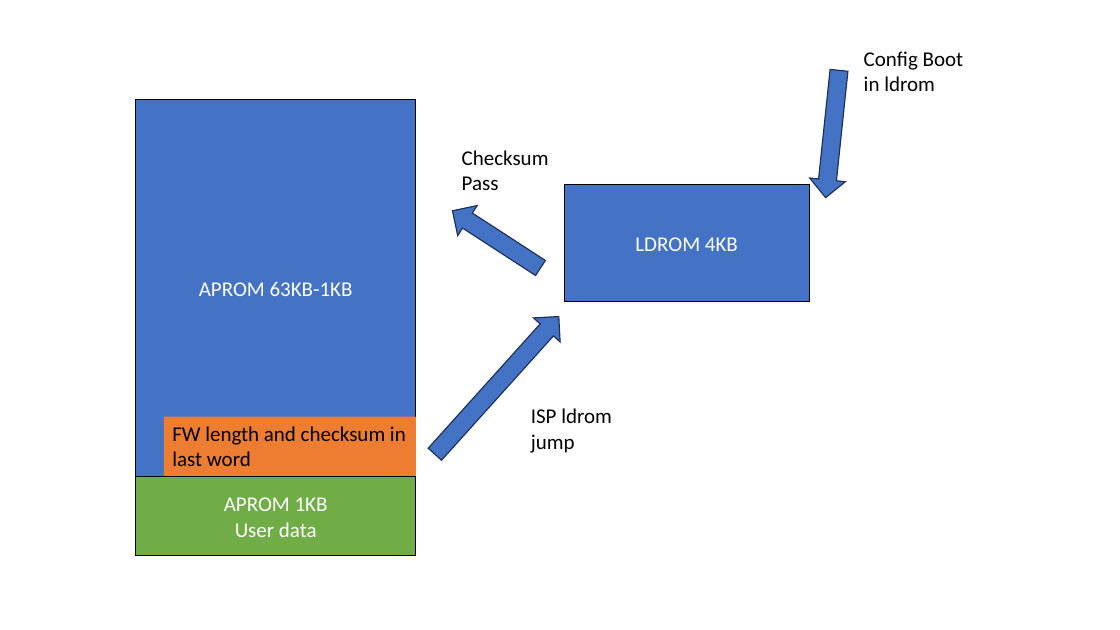
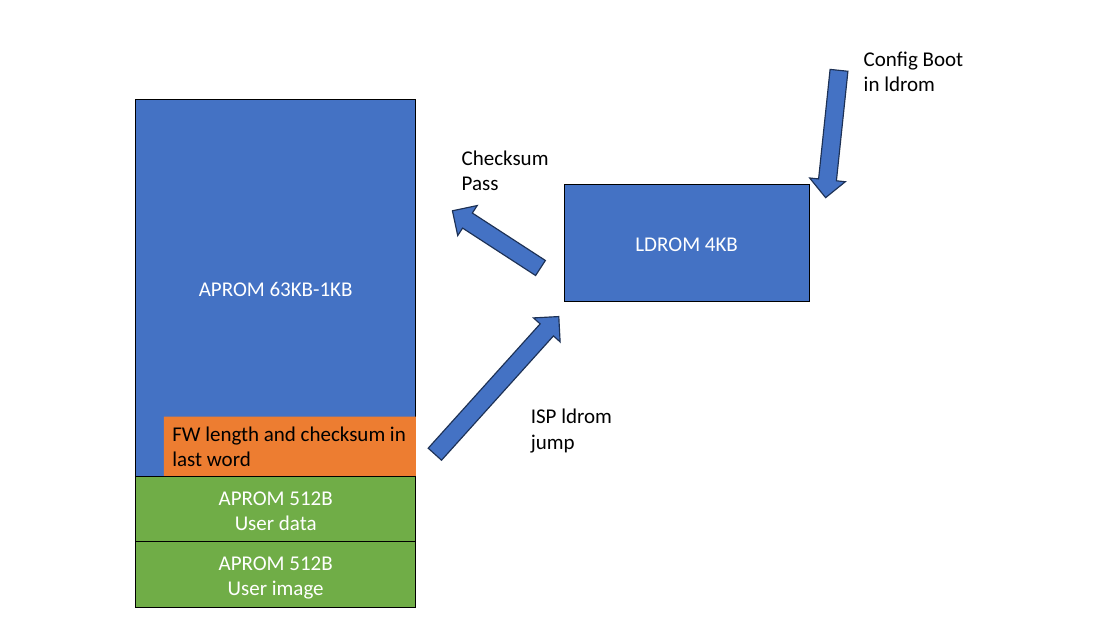
Before and after one commit to Jen-Chih-Liu/M251-Magic-Board-ISP, a slide deck: slide 1 of magic board memory plan.pptx. Drawn at 1120x630 pixels with LibreOffice and Linux fonts; fonts in the diff are those of the drawing. Boxes give left, top, right and bottom in pixels: in the first picture for what was removed or moved away, otherwise in the second. Text is boxed around its words. In the diff, an @@ line names an element or a change of style, - is before the commit and + after.

Commit message:
add image block erase program and update rtc command

```diff
--- a/magic board memory plan.pptx
+++ b/magic board memory plan.pptx
@@ rectangle "APROM 512B": place and size @@
-rectangle "APROM 512B" at (136, 476, 416, 556)
+rectangle "APROM 512B" at (136, 476, 416, 542)
@@ text in rectangle at (219, 491, 332, 505): text changed @@
-APROM 1KB
+APROM 512B
@@ rectangle added at (136, 542, 416, 607), fill #70AD47, outline #000000 1 pt, 18 pt, text #FFFFFF @@
+APROM 512B
+User image
```
Also in this commit, not shown: 1 slide added, 13 other files.
